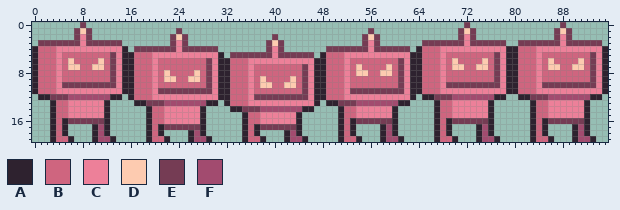
File history of a sprite sheet, assets/images/player/player_idle_1.png. Above, as it was before the edit.
The file is 96x20 pixels.
Palette (. is transparent): A #2e222f  B #cf657f  C #ed8099  D #fdcbb0  E #753c54  F #a24b6f
Once edited:
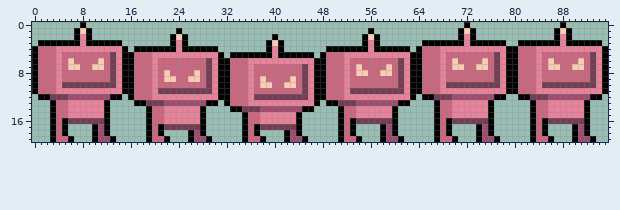
The commit says: Fixed images for player, and dead animation
Diff:
Colour A changes from #2e222f to #000000.
Colour E gives way to colour A in row 0 at x 8, 72 and 88; in row 1 at x 7, 9, 24, 56, 71, 73, 87 and 89; in row 2 at x 7, 9, 23, 25, 40, 55, 57, 71, 73, 87 and 89; in row 3 at x 1 to 7, 9 to 14, 23, 25, 39, 41, 55, 57, 65 to 71, 73 to 78, 81 to 87 and 89 to 94; in row 4 at x 17 to 23, 25 to 30, 39, 41, 49 to 55 and 57 to 62; in row 5 at x 33 to 39 and 41 to 46.
Boxes around the changes in both pictures, in picture pixels (x1, y1, x2, y2):
changed: (32, 22, 608, 142)
